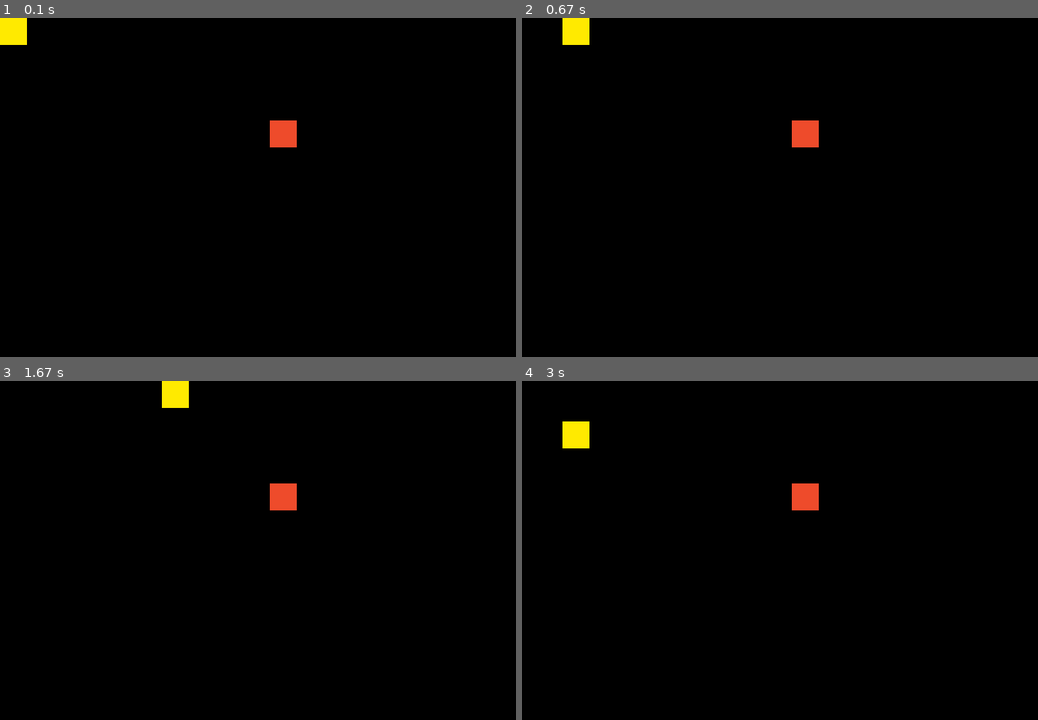
Above: before the commit, frames 1-4 (two rows, left to right).
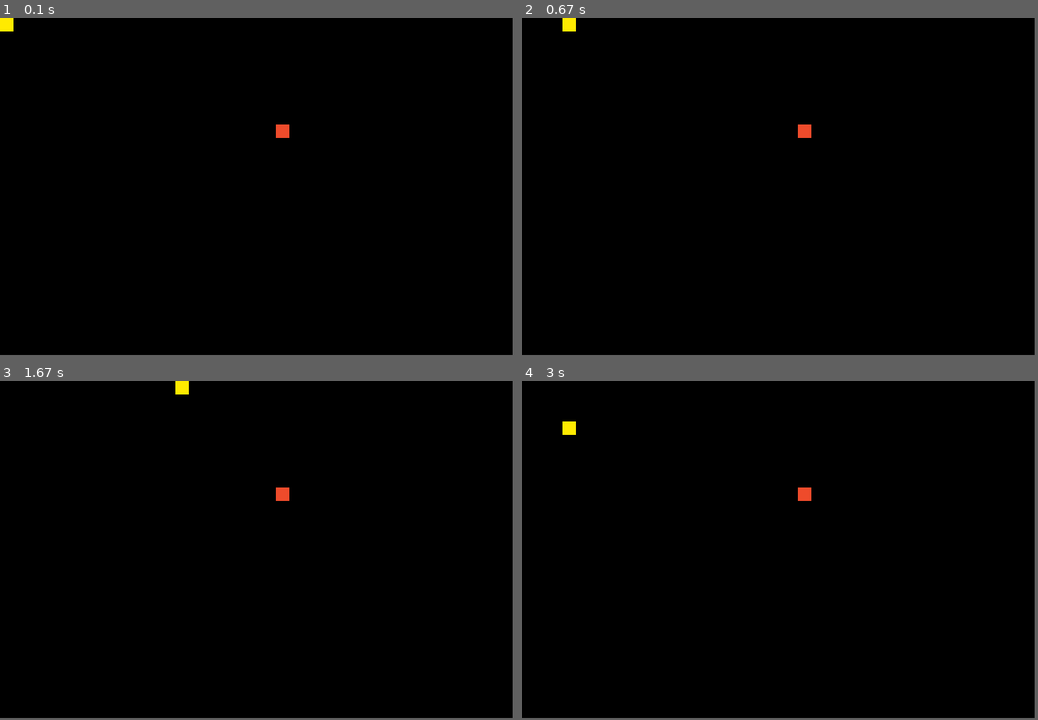
Above: after the commit, the same moments.

Repository: ChrisOber98/pygame_snake
Game: pygame game, started from main.py
Same seed, same stepped clock (60 frames per second), same inputs: the game is played once before the commit and once after it.
Inputs:
- Up to frame 1 (0.1 s): no input
- Up to frame 2 (0.67 s): hold D from 0.33 s (still down)
- Up to frame 3 (1.67 s): release D at 0.8 s; hold D 1.17-1.63 s
- Up to frame 4 (3 s): hold A 1.67-2.2 s; hold S 2.23-2.53 s; hold A 2.57-2.97 s
In our replay, the window is 765x503 before the commit and 760x500 after it. These sizes can differ from the game's own. Grey fills any space a smaller window leaves; there, only what the larger window draws over its background counts as a difference.

The runs differ from the first frame. In frame 1, 0.6% of the frame differs, in the area x 0-58%, y 0-39%; in frame 2, 0.6%; in frame 3, 0.6%; in frame 4, 0.6%.

Commit message:
Change snake positon from coords to cell based
- Change snake to use cell style positioning
- Add parameter for a move timer to check every 100ms for a move

Diff:
--- a/apple.py
+++ b/apple.py
@@ -46,8 +46,8 @@
             self.settings.window_width - self.settings.cell_size
             )
         while (
-            rand_x >= self.snake.x and
-            rand_x <= self.snake.x + self.settings.cell_size
+            rand_x >= self.snake.get_x_coord() and
+            rand_x <= self.snake.get_x_coord() + self.settings.cell_size
         ):
             rand_x = random.randint(0, self.settings.window_width)
 
@@ -58,8 +58,8 @@
             self.settings.window_height - self.settings.cell_size
         )
         while (
-            rand_y >= self.snake.y and
-            rand_y <= self.snake.y + self.settings.cell_size
+            rand_y >= self.snake.get_y_coord() and
+            rand_y <= self.snake.get_y_coord() + self.settings.cell_size
         ):
             rand_y = random.randint(0, self.settings.window_height)
 
--- a/game.py
+++ b/game.py
@@ -29,6 +29,7 @@
         # Global Variables
         self.running = True
         self.is_holding_key_down = False
+        self.move_timer = 0
 
         # Snake Sprite
         self.snake = Snake(self.settings, self)
@@ -76,30 +77,41 @@
     def update_screen(self):
         """Update the screen."""
 
+        self.move_timer += self.clock.tick(self.settings.clock_timing)
         self.screen.fill(self.settings.screen_bg_color)
-        self.snake.update()
+        self.check_eligable_move()
         self.check_out_of_bounds()
         self.apple.check_collison()
         self.apple.draw()
         self.snake.draw()
         pygame.display.flip()
-        self.clock.tick(self.settings.clock_timing)
 
     def check_out_of_bounds(self):
         """Check to see if snake has hit out of bounds."""
 
+        # Calc max x and y coordinates for boundary checking
+        max_x = self.settings.window_width - self.settings.cell_size
+        max_y = self.settings.window_height - self.settings.cell_size
+
         # Check x bounds going off right of screen
-        if self.snake.x > self.settings.window_width - self.settings.cell_size:
+        if self.snake.get_x_coord() > max_x:
             self.running = False
 
         # Check x bounds going off left of screen
-        if self.snake.x < 0:
+        if self.snake.get_x_coord() < 0:
             self.running = False
 
         # Check y bounds going off top of screen
-        if self.snake.y > self.settings.window_height - self.settings.cell_size:
+        if self.snake.get_y_coord() > max_y:
             self.running = False
 
         # Check y bounds going off bottom of screen
-        if self.snake.y < 0:
+        if self.snake.get_y_coord() < 0:
             self.running = False
+
+    def check_eligable_move(self):
+        """Check if an eligabe move is ready to be executed."""
+
+        if self.move_timer >= self.settings.move_timer:
+            self.snake.update()
+            self.move_timer = 0
--- a/settings.py
+++ b/settings.py
@@ -5,22 +5,23 @@
         """Initialze default values for game."""
 
         # Window Settings
-        self.window_width = 765
-        self.window_height = 503
+        self.window_width = 760
+        self.window_height = 500
         self.window_caption = "Snake Game"
 
         # Clock Settings
         self.clock_timing = 60
+        self.move_timer = 100
 
         # Screen Settings
         self.screen_bg_color = (0, 0, 0)
 
         # Cell Settings
-        self.cell_size = 40
+        self.cell_size = 20
 
         # Apple Settings
         self.apple_color = (238, 75, 43)
 
         # Snake Settings
         self.snake_color = (255, 234, 0)
-        self.snake_speed = 3
+        self.snake_speed = 1
--- a/snake.py
+++ b/snake.py
@@ -13,12 +13,15 @@
         self.screen = game.screen
 
         # Positional Values
-        self.x = 0
-        self.y = 0
+        self.col = 0
+        self.row = 0
 
         # Rect Value
         self.rect = pygame.Rect(
-            self.x, self.y, self.settings.cell_size, self.settings.cell_size
+            self.get_x_coord(),
+            self.get_y_coord(),
+            self.settings.cell_size,
+            self.settings.cell_size
         )
 
         # Color Values
@@ -43,16 +46,19 @@
         """Update snake position."""
 
         if self.is_moving_down:
-            self.y += self.settings.snake_speed
+            self.row += self.settings.snake_speed
         if self.is_moving_up:
-            self.y -= self.settings.snake_speed
+            self.row -= self.settings.snake_speed
         if self.is_moving_left:
-            self.x -= self.settings.snake_speed
+            self.col -= self.settings.snake_speed
         if self.is_moving_right:
-            self.x += self.settings.snake_speed
+            self.col += self.settings.snake_speed
 
         self.rect = pygame.Rect(
-            self.x, self.y, self.settings.cell_size, self.settings.cell_size
+            self.get_x_coord(),
+            self.get_y_coord(),
+            self.settings.cell_size,
+            self.settings.cell_size
         )
 
     def reset_movement(self):
@@ -62,3 +68,14 @@
         self.is_moving_up = False
         self.is_moving_left = False
         self.is_moving_right = False
+
+
+    def get_x_coord(self):
+        """Takes the grid representation and returns x coord."""
+
+        return self.col * self.settings.cell_size
+
+    def get_y_coord(self):
+        """Takes the grid representation and returns y coord."""
+
+        return self.row * self.settings.cell_size
